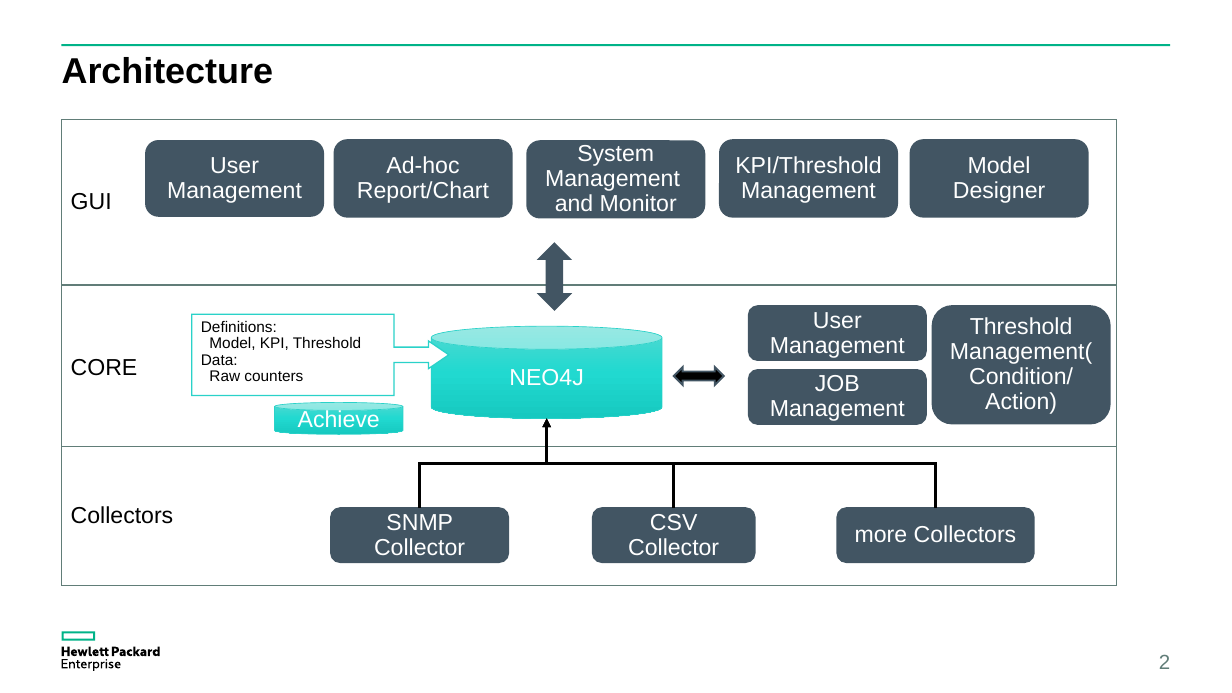
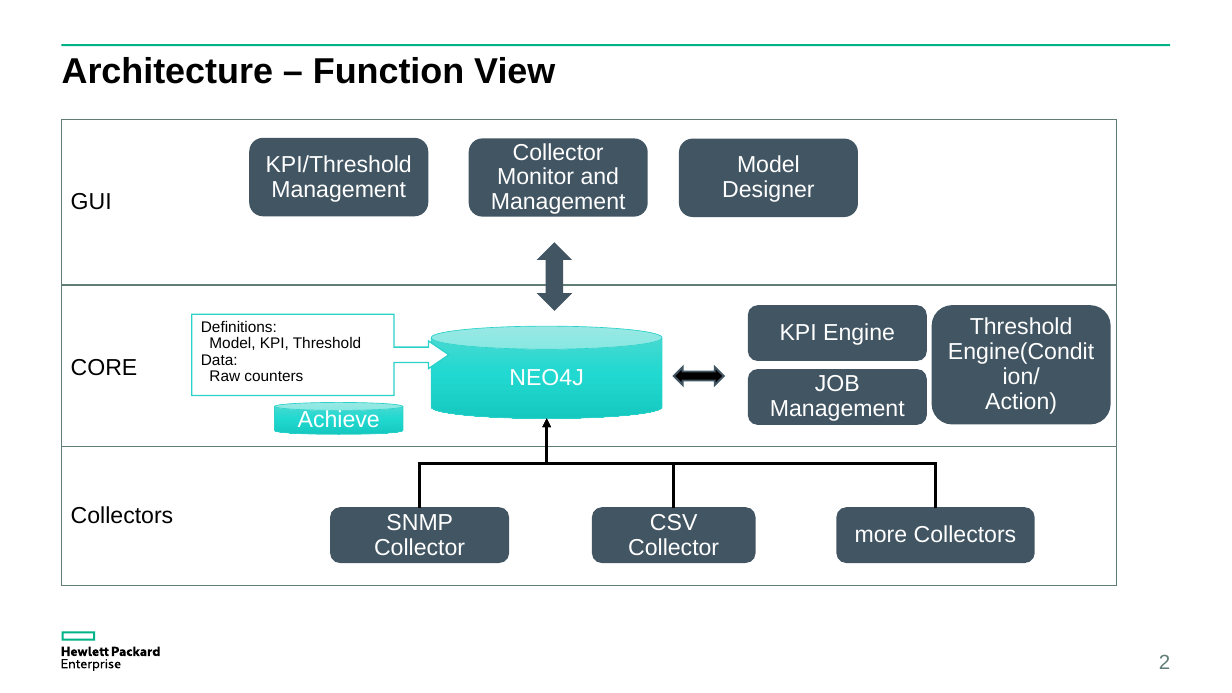
Before and after one commit to yzgang76/MPM, a slide deck: slide 2 of doc/MPM idea.pptx. Drawn at 1232x693 pixels with LibreOffice and Linux fonts; fonts in the diff are those of the drawing. Boxes give left, top, right and bottom in pixels: in the first picture for what was removed or moved away, otherwise in the second. Text is boxed around its words. In the diff, an @@ line names an element or a change of style, - is before the commit and + after.

```diff
--- a/doc/MPM idea.pptx
+++ b/doc/MPM idea.pptx
@@ title at box(62, 57, 555, 84): text changed @@
-Architecture
+Architecture – Function View
@@ rounded rectangle removed at box(146, 141, 323, 216) @@
-User Management
@@ rounded rectangle "KPI/Threshold Management": place and size @@
-rounded rectangle "KPI/Threshold Management" at box(720, 140, 897, 217)
+rounded rectangle "KPI/Threshold Management" at box(250, 139, 428, 215)
@@ rounded rectangle removed at box(335, 140, 512, 217) @@
-Ad-hoc Report/Chart
@@ rounded rectangle "Collector Monitor and Management": place and size @@
-rounded rectangle "Collector Monitor and Management" at box(528, 141, 705, 218)
+rounded rectangle "Collector Monitor and Management" at box(470, 140, 647, 216)
@@ text in rounded rectangle at box(491, 143, 626, 214): text changed @@
-System Management and Monitor
+Collector Monitor and Management
@@ rounded rectangle "Model Designer": place and size @@
-rounded rectangle "Model Designer" at box(911, 140, 1089, 217)
+rounded rectangle "Model Designer" at box(680, 140, 858, 216)
@@ text in rounded rectangle at box(780, 323, 895, 345): text changed @@
-User Management
+KPI Engine
@@ text in rounded rectangle at box(948, 317, 1094, 364): text changed @@
-Threshold Management(Condition/
+Threshold Engine(Condition/
```
Also in this commit, not shown: 4 other slides changed, 7 slides added, 1 slide removed, 1 other file.
